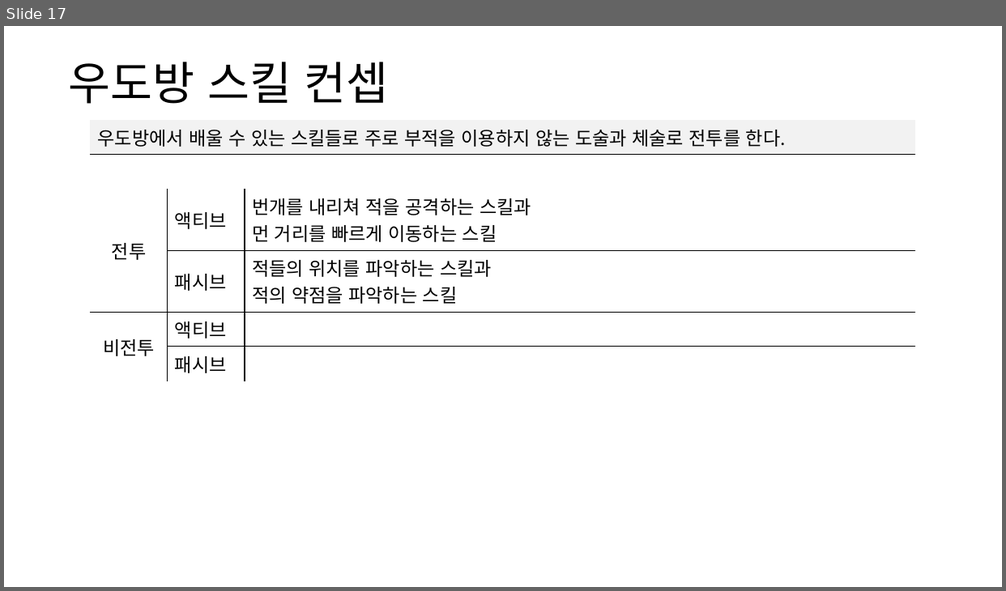
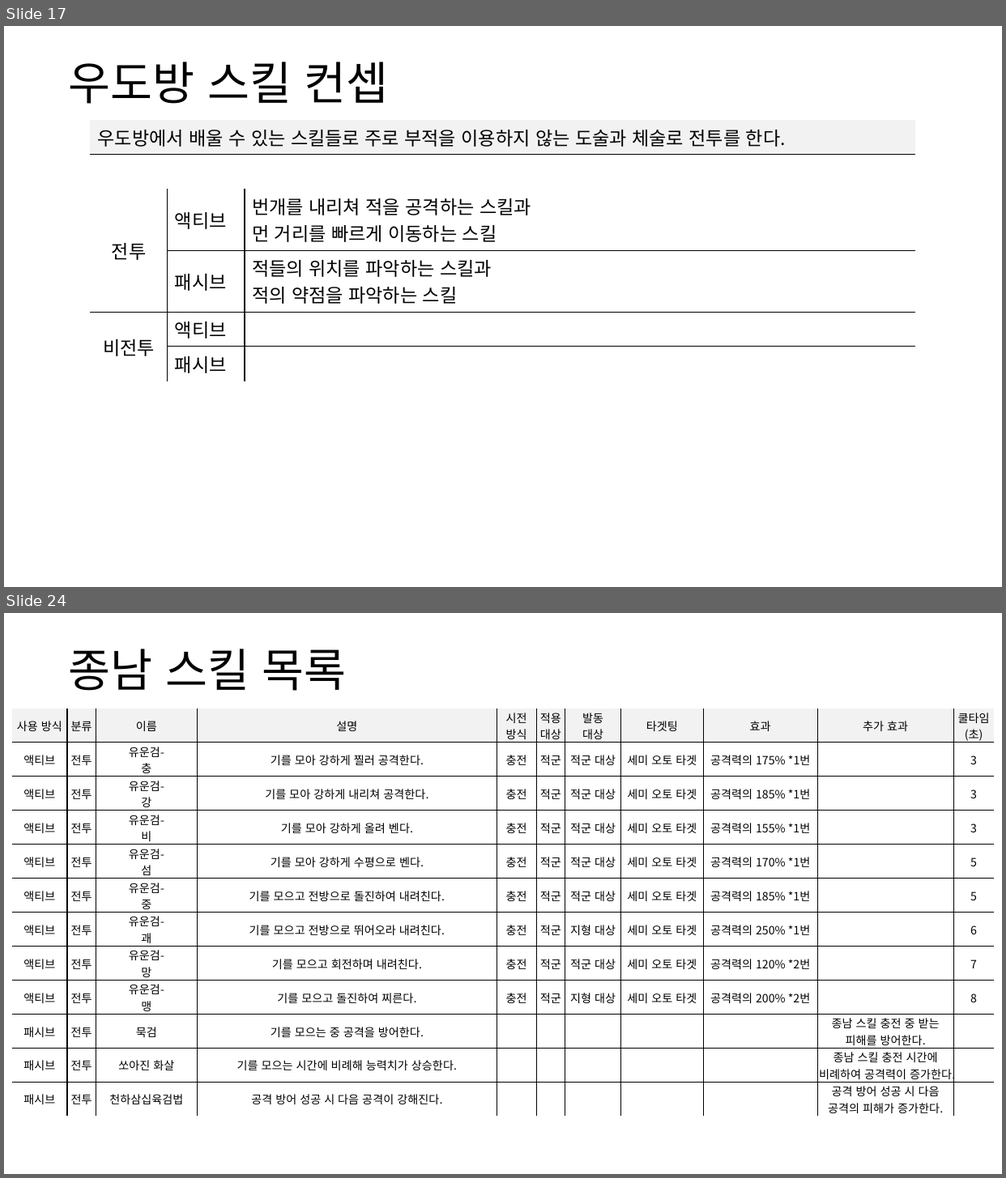
Before and after one commit to yjk0401/unityenginebasic_9th, a slide deck: 기획/방랑엽사전/스킬 기획서.pptx. Shown one above the other, each under a label of ours: slide 17 before the commit, slides 17 and 24 after it; the slides between them are not shown. The pictures are 1006x591 and 1006x1178 pixels, drawn with LibreOffice and Linux fonts; fonts in the diff are those of the drawing. Boxes give left, top, right and bottom in pixels: in the first picture for what was removed or moved away, otherwise in the second. Text is boxed around its words. In the diff, an @@ line names an element or a change of style, - is before the commit and + after.

```diff
--- a/기획/방랑엽사전/스킬 기획서.pptx
+++ b/기획/방랑엽사전/스킬 기획서.pptx
@@ slide 24 added at bbox=[4, 613, 1002, 1174], background #FFFFFF @@
@@ text added at bbox=[68, 649, 347, 691], 44 pt, text #000000 @@
+종남 스킬 목록
@@ table added at bbox=[12, 709, 995, 1117], 12 rows, 11 columns @@
+사용 방식 | 분류 | 이름 | 설명 | 시전 / 방식 | 적용 / 대상 | 발동 / 대상 | 타겟팅 | 효과 | 추가 효과 | 쿨타임 / (초)
+액티브 | 전투 | 유운검- / 충 | 기를 모아 강하게 찔러 공격한다. | 충전 | 적군 | 적군 대상 | 세미 오토 타겟 | 공격력의 175% *1번 |  | 3
+액티브 | 전투 | 유운검- / 강 | 기를 모아 강하게 내리쳐 공격한다. | 충전 | 적군 | 적군 대상 | 세미 오토 타겟 | 공격력의 185% *1번 |  | 3
+액티브 | 전투 | 유운검- / 비 | 기를 모아 강하게 올려 벤다. | 충전 | 적군 | 적군 대상 | 세미 오토 타겟 | 공격력의 155% *1번 |  | 3
+액티브 | 전투 | 유운검- / 섬 | 기를 모아 강하게 수평으로 벤다. | 충전 | 적군 | 적군 대상 | 세미 오토 타겟 | 공격력의 170% *1번 |  | 5
+액티브 | 전투 | 유운검- / 중 | 기를 모으고 전방으로 돌진하여 내려친다. | 충전 | 적군 | 적군 대상 | 세미 오토 타겟 | 공격력의 185% *1번 |  | 5
+액티브 | 전투 | 유운검- / 괘 | 기를 모으고 전방으로 뛰어오라 내려친다. | 충전 | 적군 | 지형 대상 | 세미 오토 타겟 | 공격력의 250% *1번 |  | 6
+액티브 | 전투 | 유운검- / 망 | 기를 모으고 회전하며 내려친다. | 충전 | 적군 | 적군 대상 | 세미 오토 타겟 | 공격력의 120% *2번 |  | 7
+액티브 | 전투 | 유운검- / 맹 | 기를 모으고 돌진하여 찌른다. | 충전 | 적군 | 지형 대상 | 세미 오토 타겟 | 공격력의 200% *2번 |  | 8
+패시브 | 전투 | 묵검 | 기를 모으는 중 공격을 방어한다. |  |  |  |  |  | 종남 스킬 충전 중 받는 피해를 방어한다. | 
+패시브 | 전투 | 쏘아진 화살 | 기를 모으는 시간에 비례해 능력치가 상승한다. |  |  |  |  |  | 종남 스킬 충전 시간에 비례하여 공격력이 증가한다. | 
+패시브 | 전투 | 천하삼십육검법 | 공격 방어 성공 시 다음 공격이 강해진다. |  |  |  |  |  | 공격 방어 성공 시 다음 공격의 피해가 증가한다. | 
```
Also in this commit, not shown: 2 slides changed, 7 other slides added, 2 slides removed.
